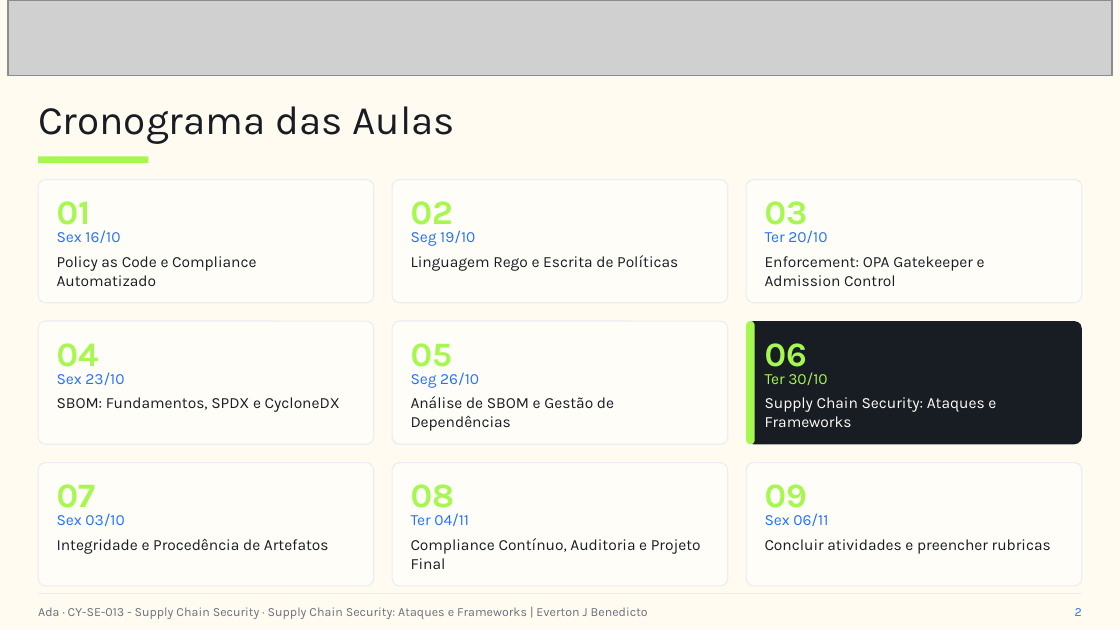
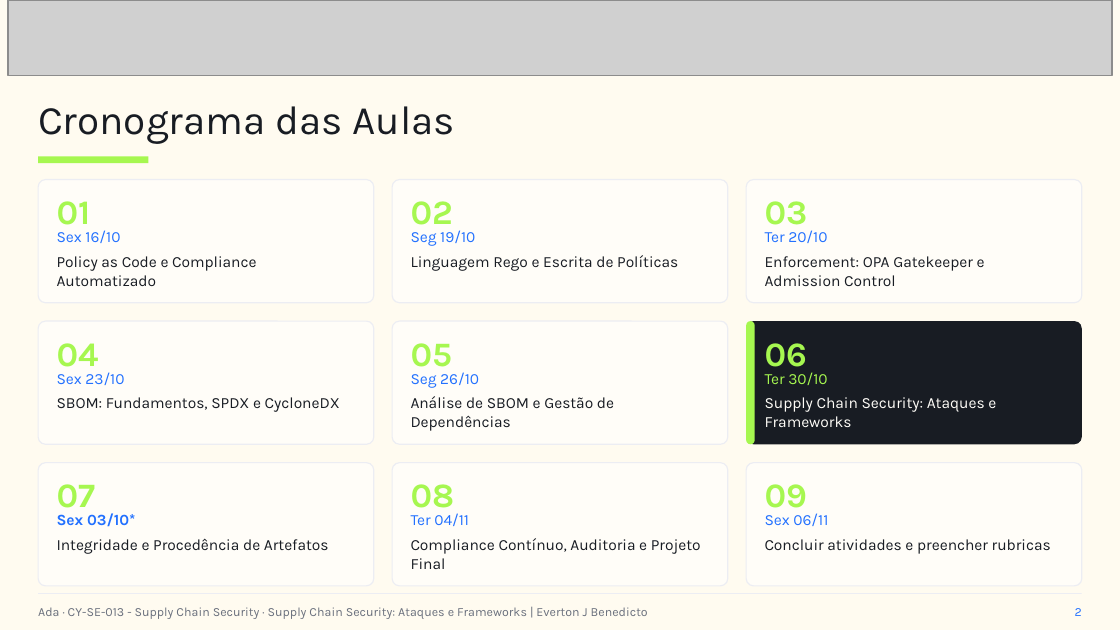
Before and after one commit to everton-dev/AdaTech.Aulas, a slide deck: slide 2 of CY-SE-013 - Supply Chain Security/slides/Aula_06_Supply_Chain_Security_Ataques_e_Frameworks.pptx. Drawn at 1120x630 pixels with LibreOffice and Linux fonts; fonts in the diff are those of the drawing; grey boxes stand for pictures. Boxes give left, top, right and bottom in pixels: in the first picture for what was removed or moved away, otherwise in the second. Text is boxed around its words. In the diff, an @@ line names an element or a change of style, - is before the commit and + after.

```diff
--- a/CY-SE-013 - Supply Chain Security/slides/Aula_06_Supply_Chain_Security_Ataques_e_Frameworks.pptx
+++ b/CY-SE-013 - Supply Chain Security/slides/Aula_06_Supply_Chain_Security_Ataques_e_Frameworks.pptx
@@ text at (57, 513, 135, 527): text changed; bold on @@
-Sex 03/10
+Sex 03/10*
```
Also in this commit, not shown: 7 other slides changed, 9 other files.
